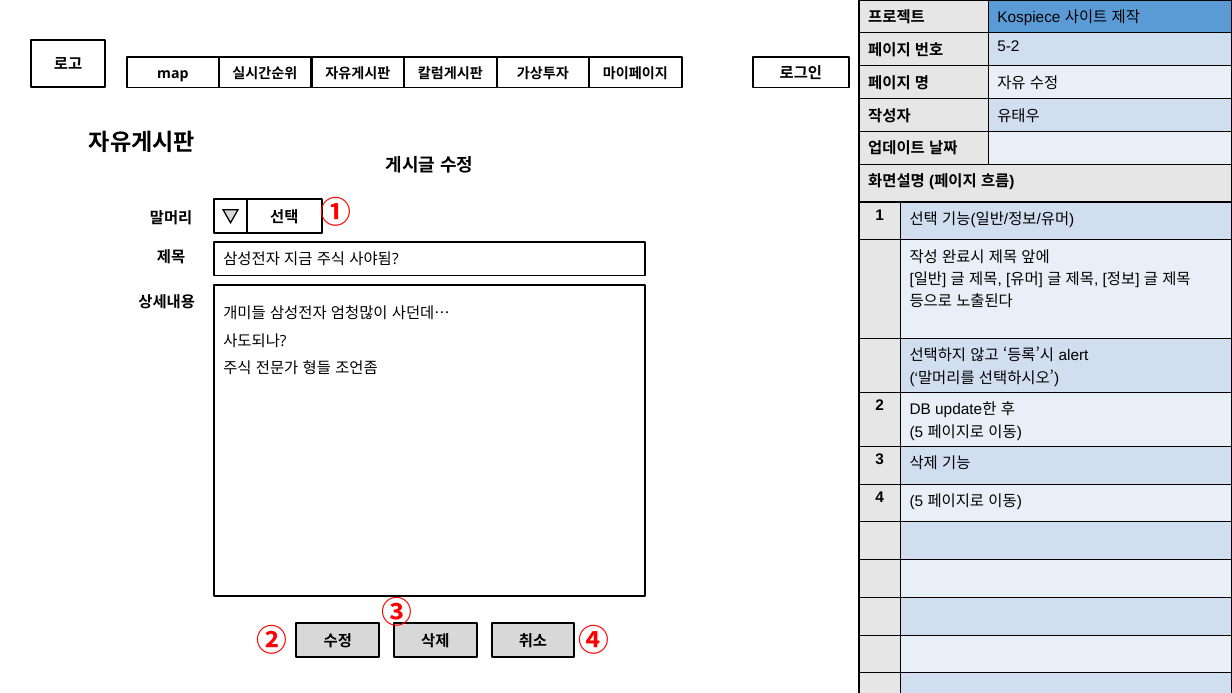
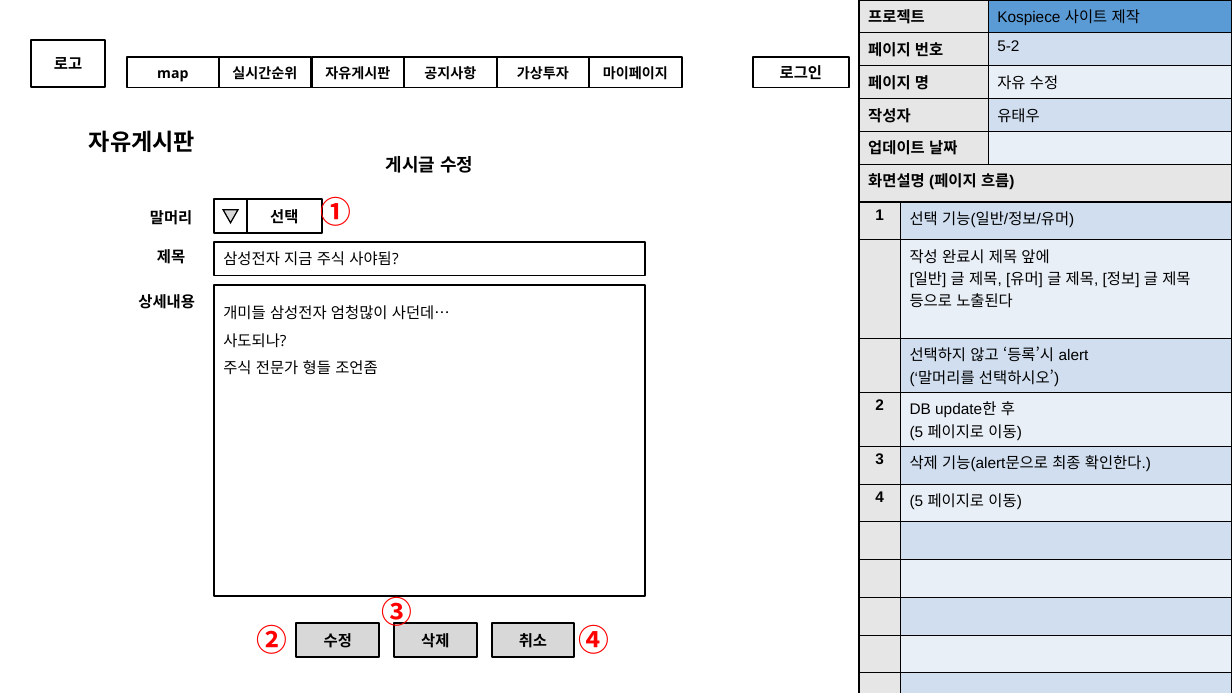
Before and after one commit to aa991102/kospiece, a slide deck: slide 31 of PersonalFolder/modeling/코스피스-스토리보드-통합.pptx. Drawn at 1232x693 pixels with LibreOffice and Linux fonts; fonts in the diff are those of the drawing. Boxes give left, top, right and bottom in pixels: in the first picture for what was removed or moved away, otherwise in the second. Text is boxed around its words. In the diff, an @@ line names an element or a change of style, - is before the commit and + after.

```diff
--- a/PersonalFolder/modeling/코스피스-스토리보드-통합.pptx
+++ b/PersonalFolder/modeling/코스피스-스토리보드-통합.pptx
@@ text in rectangle at (424,66,476,80): text changed @@
-칼럼게시판
+공지사항
@@ table at (860,165,1232,693) @@
-row 6, column 2: 삭제 기능
+row 6, column 2: 삭제 기능(alert문으로 최종 확인한다.)
```
Also in this commit, not shown: 11 other slides changed, 8 other files.
